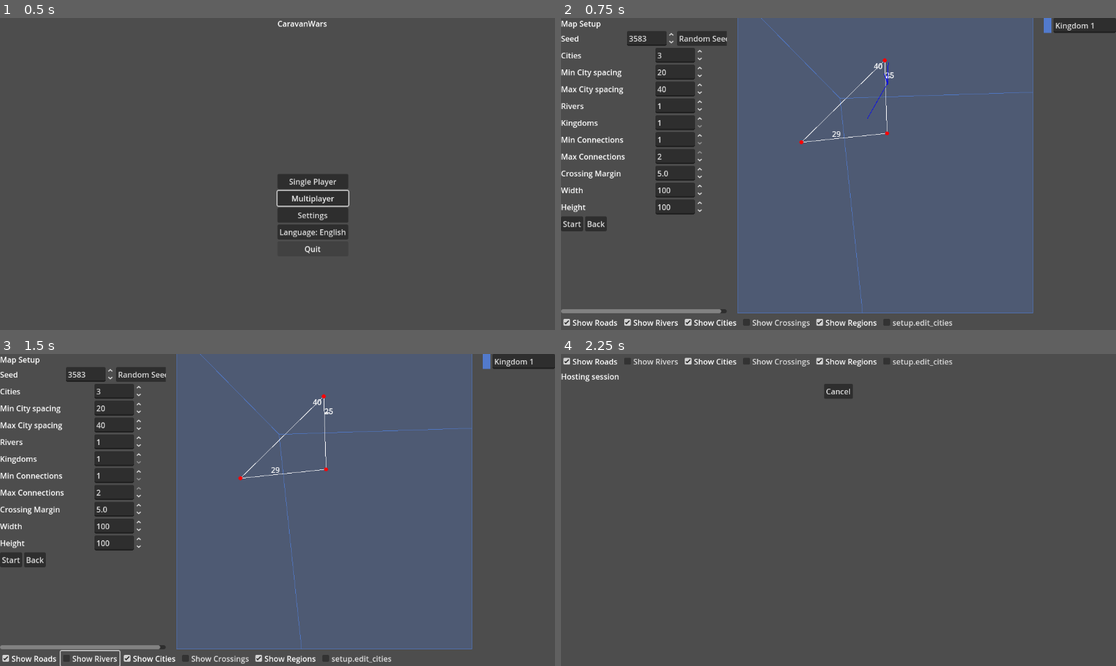
Above: before the commit, frames 1-4 (two rows, left to right).
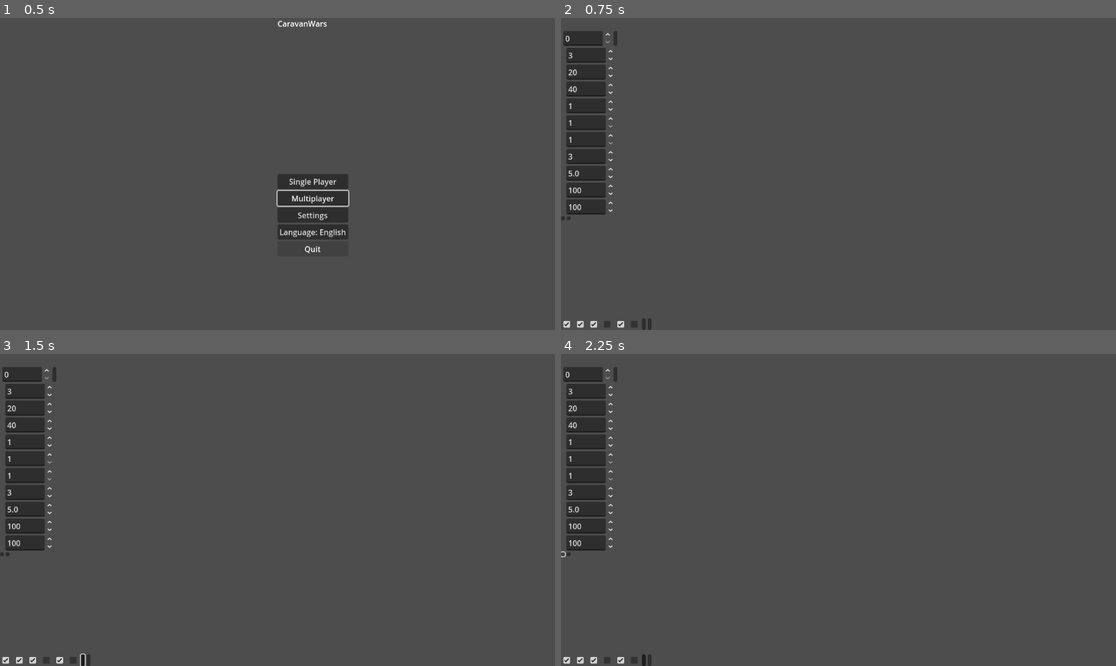
Above: after the commit, the same moments.

Repository: sepa79/CaravanWars
Game: Godot game, scene res://scenes/Main.tscn
Two runs of this game, one before a commit and one after it. Both use one fixed random seed, a clock stepped at 60 frames per second and the inputs below.
Inputs (mouse positions are in pixels of both pictures, inside the frame that each line leads up to; where the layout moved, square brackets give the same spot in the first picture):
- Up to frame 1 (0.5 s): no input
- Up to frame 2 (0.75 s): click "Single Player" at 0.5 s
- Up to frame 3 (1.5 s): click (83, 659) at 1.27 s
- Up to frame 4 (2.25 s): click (561, 553) [572, 559] at 2 s

Frame 1 is identical in both runs. In frame 2, 61% of the frame differs, in the area x 0-100%, y 0-100%; in frame 3, 61%; in frame 4, 4.8%.
Error after the commit: Parse Error: The function signature doesn't match the parent. Parent signature is "connect(StringName, Callable, int = <default>) -> Error". (res://map/RoadNet…

Commit message:
feat: enable road editing

Diff:
--- a/game/map/RoadNetwork.gd
+++ b/game/map/RoadNetwork.gd
@@ -91,6 +91,79 @@
         "next_node_id": result["next_node_id"],
         "next_edge_id": result["next_edge_id"],
     }
+
+func connect(roads: Dictionary, a_id: int, b_id: int, village_spacing: float = 25.0, crossing_margin: float = 5.0) -> void:
+    var nodes: Dictionary = roads.get("nodes", {})
+    var edges: Dictionary = roads.get("edges", {})
+    var next_node_id: int = roads.get("next_node_id", 1)
+    var next_edge_id: int = roads.get("next_edge_id", 1)
+    var start: MapNode = nodes.get(a_id)
+    var end: MapNode = nodes.get(b_id)
+    if start == null or end == null:
+        return
+    var length: float = start.pos2d.distance_to(end.pos2d)
+    var dir: Vector2 = (end.pos2d - start.pos2d).normalized()
+    var dist: float = village_spacing
+    var last_node: MapNode = start
+    while dist < length:
+        var pos: Vector2 = start.pos2d + dir * dist
+        var n_node: MapNode = MapNodeModule.new(next_node_id, "village", pos, {})
+        nodes[next_node_id] = n_node
+        edges[next_edge_id] = EdgeModule.new(next_edge_id, "trade_route", [last_node.pos2d, pos], [last_node.id, next_node_id], {})
+        last_node = n_node
+        next_node_id += 1
+        next_edge_id += 1
+        dist += village_spacing
+    edges[next_edge_id] = EdgeModule.new(next_edge_id, "trade_route", [last_node.pos2d, end.pos2d], [last_node.id, end.id], {})
+    next_edge_id += 1
+    var res: Dictionary = _insert_crossings(nodes, edges, next_node_id, next_edge_id)
+    roads["next_node_id"] = res["next_node_id"]
+    roads["next_edge_id"] = res["next_edge_id"]
+    _prune_crossing_duplicates(nodes, edges, crossing_margin)
+
+func remove_edge(roads: Dictionary, edge_id: int, crossing_margin: float = 5.0) -> void:
+    var nodes: Dictionary = roads.get("nodes", {})
+    var edges: Dictionary = roads.get("edges", {})
+    edges.erase(edge_id)
+
+    var used: Dictionary = {}
+    for e in edges.values():
+        used[e.endpoints[0]] = true
+        used[e.endpoints[1]] = true
+    var to_remove: Array[int] = []
+    for id in nodes.keys():
+        if nodes[id].type != "city" and not used.has(id):
+            to_remove.append(id)
+    for id in to_remove:
+        nodes.erase(id)
+
+    var crossing_ids: Array[int] = []
+    for id in nodes.keys():
+        if nodes[id].type == "crossing":
+            crossing_ids.append(id)
+    for cid in crossing_ids:
+        var edge_keys: Array = edges.keys()
+        for eid in edge_keys:
+            var e: Edge = edges[eid]
+            if e.endpoints.has(cid):
+                edges.erase(eid)
+        nodes.erase(cid)
+
+    used.clear()
+    for e in edges.values():
+        used[e.endpoints[0]] = true
+        used[e.endpoints[1]] = true
+    to_remove = []
+    for id in nodes.keys():
+        if nodes[id].type != "city" and not used.has(id):
+            to_remove.append(id)
+    for id in to_remove:
+        nodes.erase(id)
+
+    var res2: Dictionary = _insert_crossings(nodes, edges, roads.get("next_node_id", 1), roads.get("next_edge_id", 1))
+    roads["next_node_id"] = res2["next_node_id"]
+    roads["next_edge_id"] = res2["next_edge_id"]
+    _prune_crossing_duplicates(nodes, edges, crossing_margin)
 
 func _pair_key(a: int, b: int) -> String:
     return "%d_%d" % [min(a, b), max(a, b)]
--- a/game/ui/MapSetupScreen.gd
+++ b/game/ui/MapSetupScreen.gd
@@ -38,6 +38,8 @@
 @onready var show_crossings_check: CheckBox = $Layers/ShowCrossings
 @onready var show_regions_check: CheckBox = $Layers/ShowRegions
 @onready var edit_cities_check: CheckBox = $Layers/EditCities
+@onready var add_road_button: Button = $Layers/AddRoad
+@onready var delete_road_button: Button = $Layers/DeleteRoad
 @onready var start_button: Button = $HBox/ControlsScroll/Controls/Buttons/Start
 @onready var back_button: Button = $HBox/ControlsScroll/Controls/Buttons/Back
 @onready var main_ui: HBoxContainer = $HBox
@@ -81,6 +83,8 @@
     show_crossings_check.toggled.connect(_on_show_crossings_toggled)
     show_regions_check.toggled.connect(_on_show_regions_toggled)
     edit_cities_check.toggled.connect(_on_edit_cities_toggled)
+    add_road_button.toggled.connect(_on_add_road_toggled)
+    delete_road_button.toggled.connect(_on_delete_road_toggled)
     map_view.set_show_roads(show_roads_check.button_pressed)
     map_view.set_show_rivers(show_rivers_check.button_pressed)
     map_view.set_show_cities(show_cities_check.button_pressed)
@@ -111,6 +115,8 @@
     show_crossings_check.text = I18N.t("setup.show_crossings")
     show_regions_check.text = I18N.t("setup.show_regions")
     edit_cities_check.text = I18N.t("setup.edit_cities")
+    add_road_button.text = I18N.t("setup.add_road")
+    delete_road_button.text = I18N.t("setup.delete_road")
     start_button.text = I18N.t("setup.start")
     back_button.text = I18N.t("menu.back")
 
@@ -212,6 +218,20 @@
 func _on_edit_cities_toggled(pressed: bool) -> void:
     map_view.set_edit_mode(pressed)
 
+func _on_add_road_toggled(pressed: bool) -> void:
+    if pressed:
+        delete_road_button.button_pressed = false
+        map_view.set_road_mode("add")
+    else:
+        map_view.set_road_mode("")
+
+func _on_delete_road_toggled(pressed: bool) -> void:
+    if pressed:
+        add_road_button.button_pressed = false
+        map_view.set_road_mode("delete")
+    else:
+        map_view.set_road_mode("")
+
 func _on_random_seed_pressed() -> void:
     seed_spin.set_block_signals(true)
     var random_value: int = randi_range(1, int(seed_spin.max_value))
--- a/game/ui/MapSetupScreen.tscn
+++ b/game/ui/MapSetupScreen.tscn
@@ -186,3 +186,9 @@
 
 [node name="EditCities" type="CheckBox" parent="Layers"]
 button_pressed = false
+
+[node name="AddRoad" type="Button" parent="Layers"]
+toggle_mode = true
+
+[node name="DeleteRoad" type="Button" parent="Layers"]
+toggle_mode = true
--- a/game/ui/MapView.gd
+++ b/game/ui/MapView.gd
@@ -20,6 +20,10 @@
 var edit_mode: bool = false
 var dragging_city: bool = false
 var selected_city: int = -1
+const RoadNetworkModule = preload("res://map/RoadNetwork.gd")
+var road_helper: RoadNetwork = RoadNetworkModule.new(RandomNumberGenerator.new())
+var road_mode: String = ""
+var selected_node: int = -1
 
 signal cities_changed(cities: Array)
 
@@ -38,6 +42,10 @@
     dragging_city = false
     selected_city = -1
 
+func set_road_mode(mode: String) -> void:
+    road_mode = mode
+    selected_node = -1
+
 func get_kingdom_colors() -> Dictionary:
     var colors: Dictionary = {}
     var regions: Dictionary = map_data.get("regions", {})
@@ -57,7 +65,21 @@
             accept_event()
         elif mb.button_index == MOUSE_BUTTON_LEFT:
             if mb.pressed:
-                if edit_mode:
+                if road_mode == "add":
+                    var node_id: int = _road_node_at_point(mb.position)
+                    if node_id != -1:
+                        if selected_node == -1:
+                            selected_node = node_id
+                        else:
+                            road_helper.connect(map_data.get("roads", {}), selected_node, node_id)
+                            selected_node = -1
+                            queue_redraw()
+                elif road_mode == "delete":
+                    var edge_id: int = _road_edge_at_point(mb.position)
+                    if edge_id != -1:
+                        road_helper.remove_edge(map_data.get("roads", {}), edge_id)
+                        queue_redraw()
+                elif edit_mode:
                     var idx: int = _city_at_point(mb.position)
                     if idx != -1:
                         selected_city = idx
@@ -229,6 +251,35 @@
             return i
     return -1
 
+func _road_node_at_point(screen_pos: Vector2) -> int:
+    var roads: Dictionary = map_data.get("roads", {})
+    var nodes: Dictionary = roads.get("nodes", {})
+    var base_scale: float = _base_scale()
+    var draw_scale: float = base_scale * zoom_level
+    var offset: Vector2 = _base_offset(base_scale) - pan_offset * draw_scale
+    for id in nodes.keys():
+        var node = nodes[id]
+        var pos: Vector2 = node.pos2d * draw_scale + offset
+        if pos.distance_to(screen_pos) <= 6.0:
+            return id
+    return -1
+
+func _road_edge_at_point(screen_pos: Vector2) -> int:
+    var roads: Dictionary = map_data.get("roads", {})
+    var edges: Dictionary = roads.get("edges", {})
+    var base_scale: float = _base_scale()
+    var draw_scale: float = base_scale * zoom_level
+    var offset: Vector2 = _base_offset(base_scale) - pan_offset * draw_scale
+    for id in edges.keys():
+        var edge = edges[id]
+        var pts: Array = edge.polyline
+        for i in range(pts.size() - 1):
+            var a: Vector2 = pts[i] * draw_scale + offset
+            var b: Vector2 = pts[i + 1] * draw_scale + offset
+            if Geometry2D.get_distance_to_segment(screen_pos, a, b) <= 3.0:
+                return id
+    return -1
+
 func _screen_to_map(screen_pos: Vector2) -> Vector2:
     var base_scale: float = _base_scale()
     var draw_scale: float = base_scale * zoom_level
